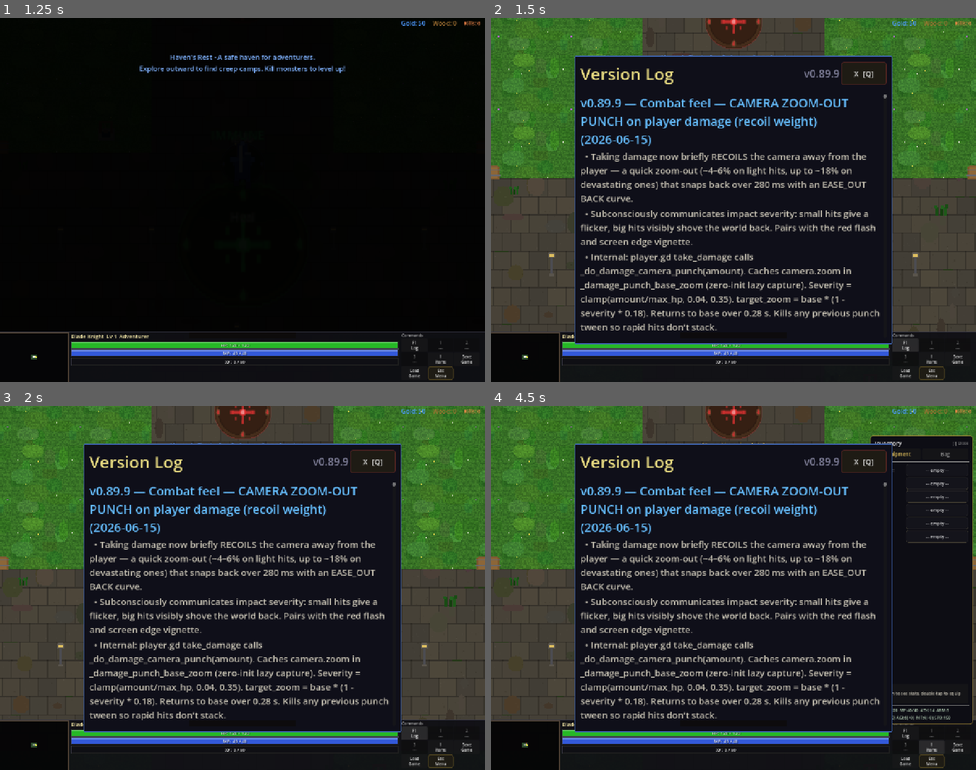
Above: before the commit, frames 1-4 (two rows, left to right).
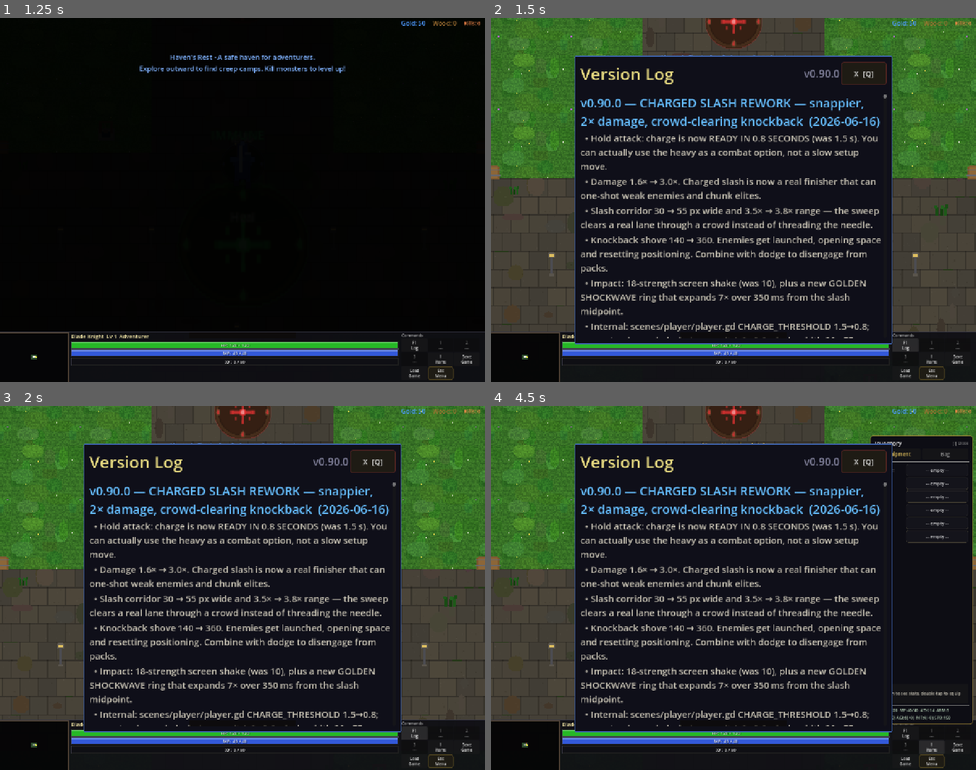
Above: after the commit, the same moments.

Repository: slxny/legends-open-rpg
Game: Godot game, scene res://scenes/main.tscn
Two runs of this game, one before a commit and one after it. Both use one fixed random seed, a clock stepped at 60 frames per second and the inputs below.
Inputs (mouse positions are in pixels of both pictures, inside the frame that each line leads up to):
- Up to frame 1 (1.25 s): tap Enter at 0.5 s; move the mouse to (218, 272) at 0.52 s; hold W (move_up) from 0.53 s (still down); hold Space (attack) from 0.53 s (still down); click (218, 272) at 0.67 s; tap Shift (dodge) at 0.8 s
- Up to frame 2 (1.5 s): release W (move_up) at 1.25 s; release Space (attack) at 1.25 s; click "F1 Log" at 1.25 s
- Up to frame 3 (2 s): no input
- Up to frame 4 (4.5 s): click "1 ---" at 2 s; click "2 ---" at 2.75 s; click "3 ---" at 3.5 s; click "I Items" at 4.25 s

Frame 1 is identical in both runs. In frame 2, 12% of the frame differs, in the area x 18-81%, y 14-88%; in frame 3, 12%; in frame 4, 12%.

Commit message:
v0.90.0: CHARGED SLASH REWORK — snappier, 2x damage, crowd-clearing
Hold-attack is now a real combat option, not a slow setup move.
- Charge time 1.5s -> 0.8s (snap into the heavy mid-fight).
- Damage 1.6x -> 3.0x (genuine finisher; one-shots weak enemies).
- Corridor 30 -> 55 px wide, range 3.5x -> 3.8x (clears a lane).
- Knockback 140 -> 360 (enemies get launched, space opens).
- Screen shake 10 -> 18, golden shockwave ring expands 7x in 350ms.

- player.gd:
  CHARGE_THRESHOLD 1.5 -> 0.8.
  _execute_charged_slash: dmg_mult 1.6 -> 3.0, slash_width 30 -> 55,
  slash_range mult 3.5 -> 3.8, apply_knockback 140 -> 360, screen
  shake 10 -> 18 (5 -> 7 on whiff). New shock VFX: _tex_slash_arc
  scaled to 7x at slash midpoint, golden modulate, 350ms fade.

Headless: smoke all PASS.

Co-Authored-By: Claude Opus 4.7 (1M context) <noreply@anthropic.com>

Diff:
--- a/scenes/player/player.gd
+++ b/scenes/player/player.gd
@@ -167,7 +167,7 @@
 const BLEED_PARTICLE_POOL_MAX: int = 5
 const CHARGE_GRACE: float = 0.15  # Hold this long before suppressing basic attacks
 const TAP_RESOLVE_TIME: float = 0.18  # 180ms buffer — more forgiving for multi-tap specials
-const CHARGE_THRESHOLD: float = 1.5   # Hold 1.5s for charged slash
+const CHARGE_THRESHOLD: float = 0.8   # Hold 0.8s for charged slash (snappier ready)
 
 # Screen shake state (procedural, no tween)
 var _shake_intensity: float = 0.0
@@ -1749,9 +1749,9 @@
 	var dir = attack_dir
 	var perp = Vector2(-dir.y, dir.x)
 	var base_pos = sprite.position
-	var dmg_mult := 1.6
-	var slash_range := stats.attack_range * 3.5  # 3.5x normal attack range
-	var slash_width := 30.0  # Half-width of the slash corridor
+	var dmg_mult := 3.0  # Heavy finisher: ~2x what it was
+	var slash_range := stats.attack_range * 3.8  # 3.8x normal attack range
+	var slash_width := 55.0  # Much wider corridor — sweeps a real lane through the crowd
 
 	# Snapshot targets along the entire slash path BEFORE the animation plays.
 	# Query ALL enemies in the world, not just _enemies_in_range (AttackArea is too small).
@@ -1884,14 +1884,28 @@
 			event.ability_multiplier = dmg_mult
 			var _result = CombatManager.resolve_hit(event, stats.get_stats_dict(), enemy.get_stats_dict(), true)
 			if is_instance_valid(enemy):
-				enemy.apply_knockback(dir, 140.0)
+				enemy.apply_knockback(dir, 360.0)  # Massive shove — clears space.
 				_spawn_impact_vfx(enemy.global_position, _result.was_crit)
 			hit_count += 1
 		if hit_count > 0:
-			_do_screen_shake(10.0)
+			_do_screen_shake(18.0)  # Big finisher shake
 			_do_hit_freeze(true)
+			# Phase 5.x — radial shockwave VFX from impact midpoint.
+			var shock_pos: Vector2 = start_pos + dir * (slash_range * 0.6)
+			var shock = _get_pooled_vfx()
+			shock.texture = _tex_slash_arc
+			shock.global_position = shock_pos
+			shock.rotation = 0.0
+			shock.scale = Vector2(1.0, 1.0)
+			shock.modulate = Color(1.6, 1.3, 0.5, 0.9)
+			_get_world_node().add_child(shock)
+			var st = shock.create_tween()
+			st.set_parallel(true)
+			st.tween_property(shock, "scale", Vector2(7.0, 7.0), 0.35).set_trans(Tween.TRANS_CUBIC).set_ease(Tween.EASE_OUT)
+			st.tween_property(shock, "modulate:a", 0.0, 0.35)
+			st.chain().tween_callback(_recycle_vfx.bind(shock))
 		else:
-			_do_screen_shake(5.0)
+			_do_screen_shake(7.0)
 		AudioManager.play_sfx("charge_release")
 		_spawn_effect_label("CHARGED SLASH!", Color(1.0, 0.9, 0.3))
 	)
--- a/scenes/ui/changelog_dialog.gd
+++ b/scenes/ui/changelog_dialog.gd
@@ -9,9 +9,22 @@
 var _is_visible: bool = false
 var _is_mobile: bool = false
 
-const GAME_VERSION := "v0.89.9"
+const GAME_VERSION := "v0.90.0"
 
 const CHANGELOG: Array[Dictionary] = [
+	{
+		"version": "v0.90.0",
+		"title": "CHARGED SLASH REWORK — snappier, 2× damage, crowd-clearing knockback",
+		"date": "2026-06-16",
+		"entries": [
+			"Hold attack: charge is now READY IN 0.8 SECONDS (was 1.5 s). You can actually use the heavy as a combat option, not a slow setup move.",
+			"Damage 1.6× → 3.0×. Charged slash is now a real finisher that can one-shot weak enemies and chunk elites.",
+			"Slash corridor 30 → 55 px wide and 3.5× → 3.8× range — the sweep clears a real lane through a crowd instead of threading the needle.",
+			"Knockback shove 140 → 360. Enemies get launched, opening space and resetting positioning. Combine with dodge to disengage from packs.",
+			"Impact: 18-strength screen shake (was 10), plus a new GOLDEN SHOCKWAVE ring that expands 7× over 350 ms from the slash midpoint.",
+			"Internal: scenes/player/player.gd CHARGE_THRESHOLD 1.5→0.8; _execute_charged_slash dmg_mult 1.6→3.0; slash_width 30→55; slash_range 3.5×→3.8×; apply_knockback strength 140→360; _do_screen_shake 10→18 (5→7 on whiff); shock VFX uses _tex_slash_arc scaled to 7× with golden modulate (1.6/1.3/0.5/0.9) fading over 350 ms.",
+		]
+	},
 	{
 		"version": "v0.89.9",
 		"title": "Combat feel — CAMERA ZOOM-OUT PUNCH on player damage (recoil weight)",
Not shown, changed: COMBAT_IMPROVEMENT_PLAN.md
